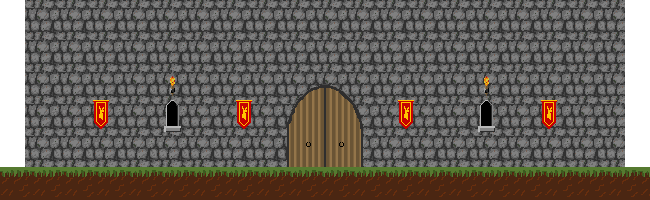
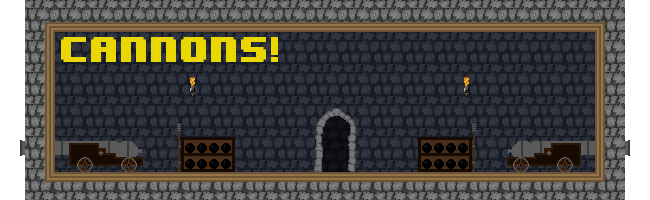
Comparing the layer stacks of the two (650, 200) images. Changes:
showed group "All Rooms" (10 layers) over 190, 74, 469, 172
showed group "Cannons" (1st of 2) (6 layers) over 20, 37, 630, 172
added layer "cannonballs right" in group "Cannons" over 417, 123, 476, 172
added layer "cannonballs left" in group "Cannons" over 177, 123, 236, 172
added layer "Cannon left" in group "Cannons" over 20, 140, 143, 172
renamed "Carriage" to "Cannon right", painted on it over 507, 140, 630, 172
added layer "Layer 4" in group "Cannons" over 271, 37, 278, 62
showed "wood walls" over 45, 22, 605, 182
showed "Layer 1" over 45, 22, 605, 182
showed "room outline" over 45, 22, 605, 182
hid group "entrance assets" (17 layers) over 0, 74, 650, 200
